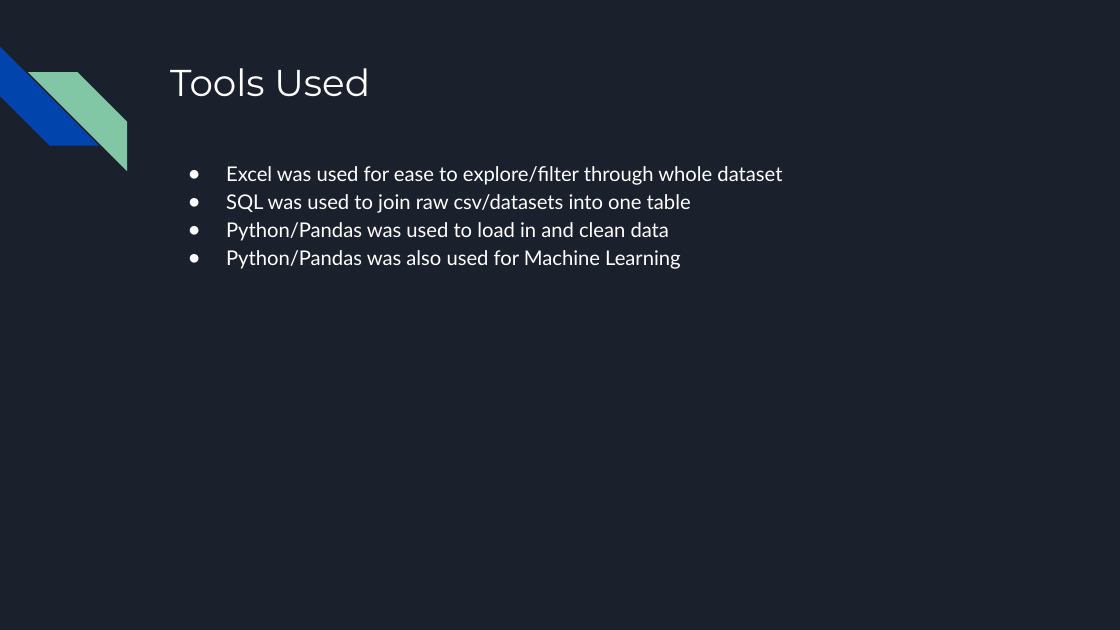
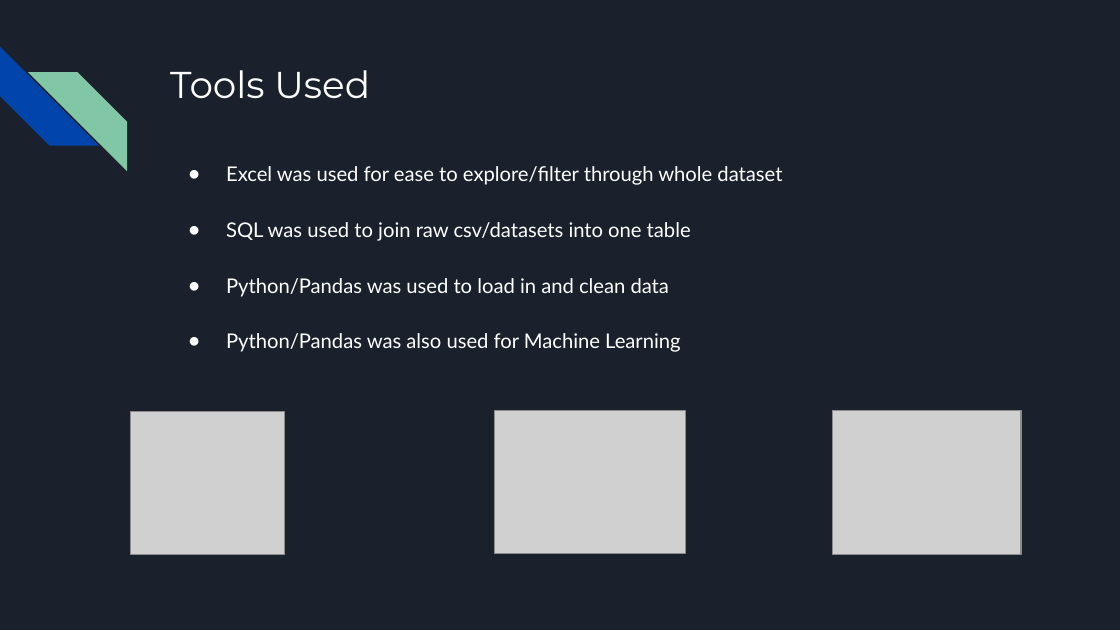
Before and after one commit to nickferrar/NBA_Salaries, a slide deck: slide 8 of Presentation/nba_player_salaries.pptx. Drawn at 1120x630 pixels with LibreOffice and Linux fonts; fonts in the diff are those of the drawing; grey boxes stand for pictures. Boxes give left, top, right and bottom in pixels: in the first picture for what was removed or moved away, otherwise in the second. Text is boxed around its words. In the diff, an @@ line names an element or a change of style, - is before the commit and + after.

```diff
--- a/Presentation/nba_player_salaries.pptx
+++ b/Presentation/nba_player_salaries.pptx
@@ text "Excel was used for ease ..." rewrapped from (226,166,782,269) to (226,166,782,352) @@
@@ picture added at (131,411,284,554) @@
@@ picture added at (495,411,685,554) @@
@@ picture added at (833,411,1021,556) @@
```
Also in this commit, not shown: 5 other slides changed, 2 slides added, 1 slide removed, 1 other file.
